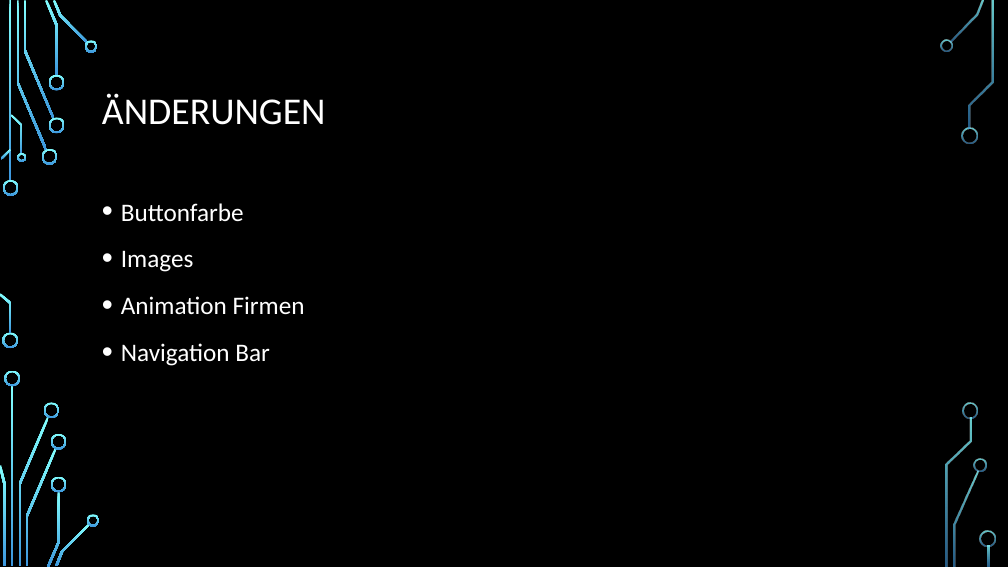
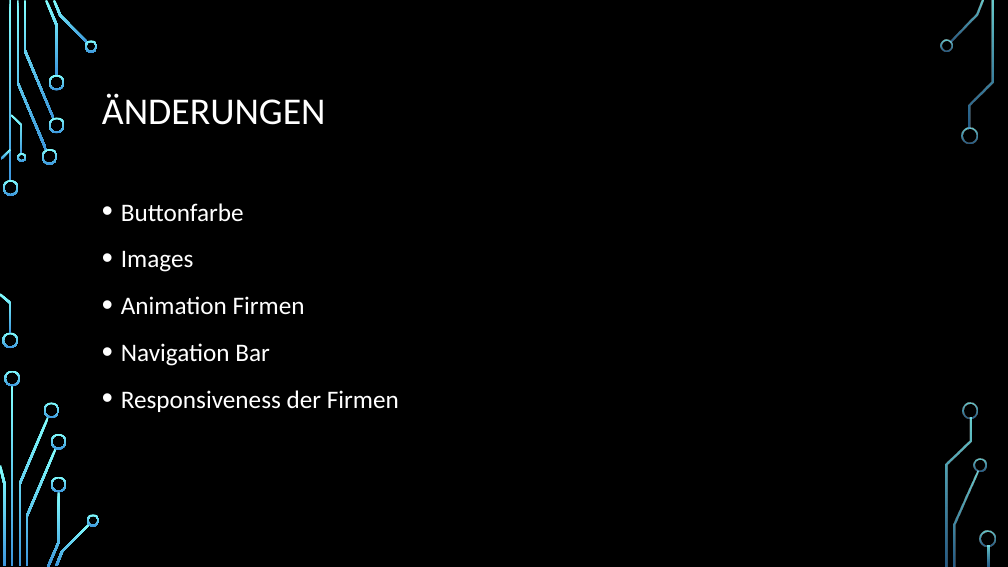
Before and after one commit to fabiankock/SiAI, a slide deck: slide 6 of Präsentationen/Finale_präsentation/siai_endpräsentation.pptx (slide 2 before the commit). Drawn at 1008x567 pixels with LibreOffice and Linux fonts; fonts in the diff are those of the drawing; background and template pictures are left out. Boxes give left, top, right and bottom in pixels: in the first picture for what was removed or moved away, otherwise in the second. Text is boxed around its words. In the diff, an @@ line names an element or a change of style, - is before the commit and + after.

Commit message:
präsentation

```diff
--- a/Präsentationen/Finale_präsentation/siai_endpräsentation.pptx
+++ b/Präsentationen/Finale_präsentation/siai_endpräsentation.pptx
@@ text at [121,390,399,412]: paragraph added @@
+• Responsiveness der Firmen
```
Also in this commit, not shown: 4 slides added, 3 other files.
